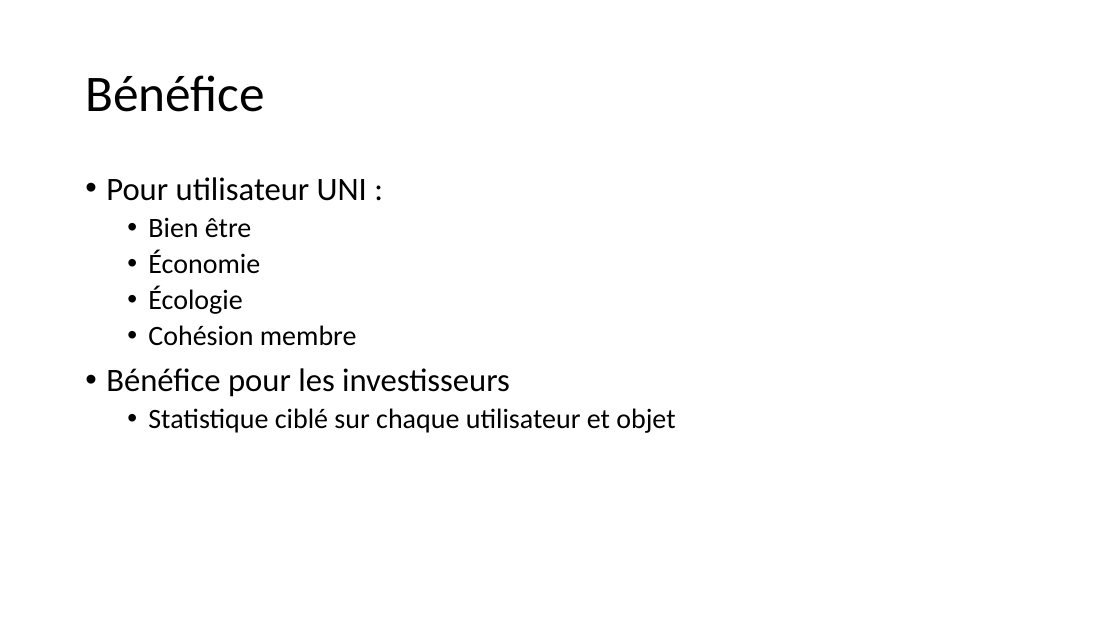
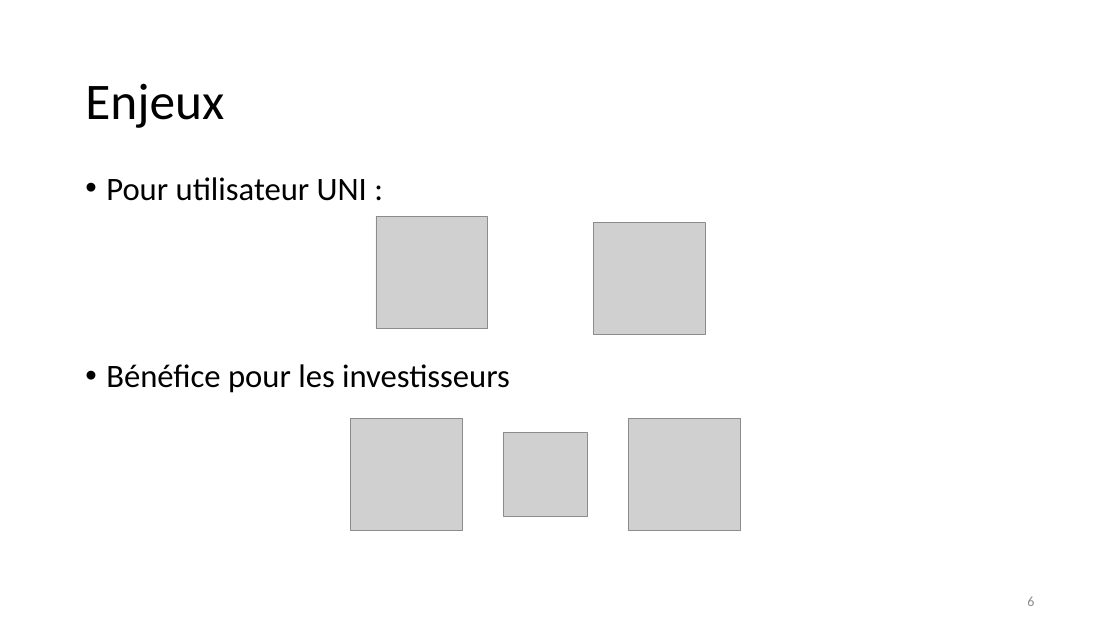
Before and after one commit to unige-pinfo-2019/PInfo1, a slide deck: slide 6 of Docs/UNIbay_DeskPitch.pptx (slide 7 before the commit). Drawn at 1120x630 pixels with LibreOffice and Linux fonts; fonts in the diff are those of the drawing; grey boxes stand for pictures. Boxes give left, top, right and bottom in pixels: in the first picture for what was removed or moved away, otherwise in the second. Text is boxed around its words. In the diff, an @@ line names an element or a change of style, - is before the commit and + after.

```diff
--- a/Docs/UNIbay_DeskPitch.pptx
+++ b/Docs/UNIbay_DeskPitch.pptx
@@ title at [85, 83, 224, 128]: text changed @@
-Bénéfice
+Enjeux
@@ text at [148, 217, 357, 346]: paragraphs removed @@
-  • Bien être
-  • Économie
-  • Écologie
-  • Cohésion membre
@@ picture added at [376, 217, 488, 329] @@
@@ picture added at [594, 222, 706, 334] @@
@@ text at [148, 408, 675, 433]: paragraph removed @@
-  • Statistique ciblé sur chaque utilisateur et objet
@@ picture added at [350, 418, 462, 530] @@
@@ picture added at [628, 418, 740, 530] @@
@@ picture added at [503, 432, 587, 516] @@
@@ page number added at [1027, 597, 1034, 606], 12 pt, text #8C8C8C @@
+6
```
Also in this commit, not shown: 9 other slides changed, 4 slides added, 5 slides removed.
